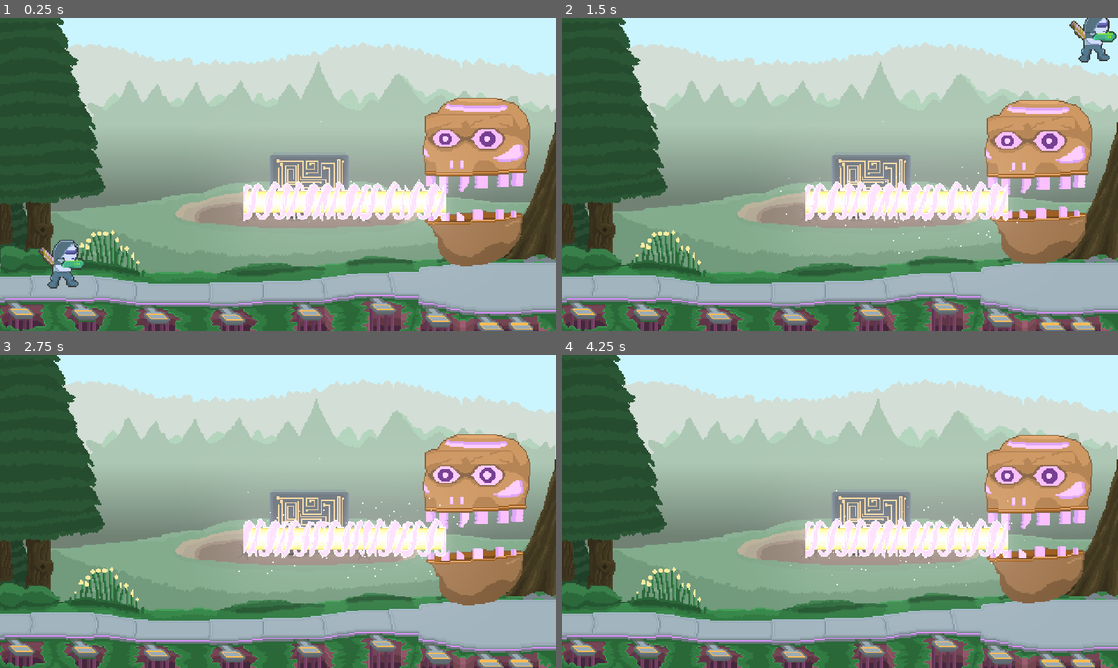
Above: before the commit, frames 1-4 (two rows, left to right).
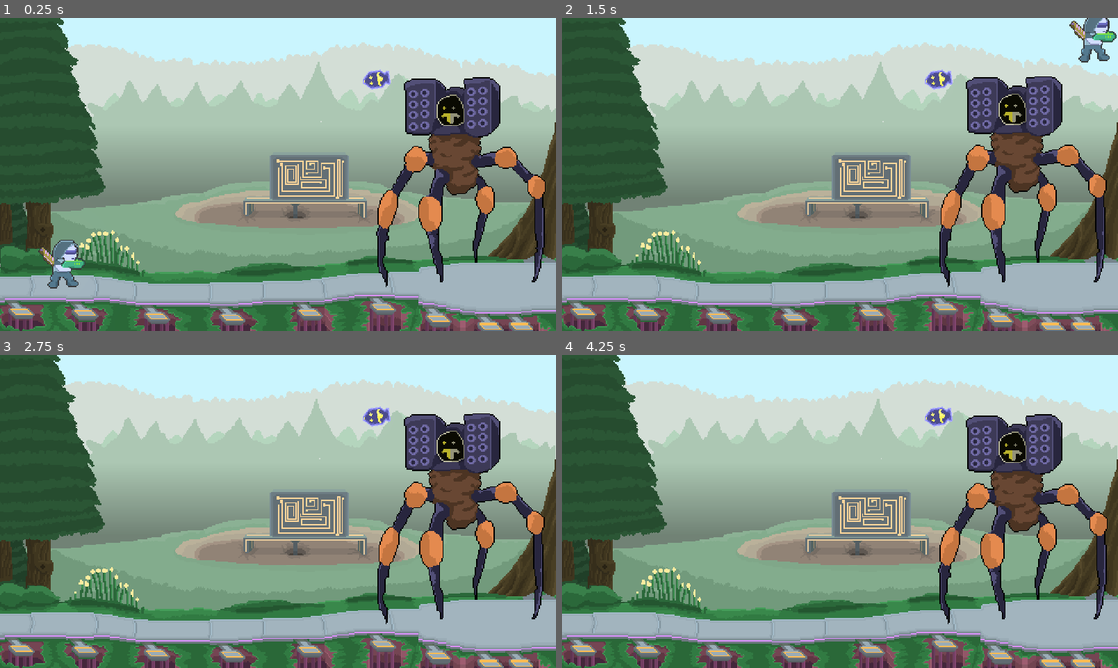
Above: after the commit, the same moments.

Repository: michaeldevlee/The-Lost-Agates-Gems
Game: Godot game, scene res://Main.tscn
Same seed, same stepped clock (60 frames per second), same inputs: the game is played once before the commit and once after it.
Inputs:
- Up to frame 1 (0.25 s): no input
- Up to frame 2 (1.5 s): hold Right (player_right) from 0.53 s (still down); tap Z (player_dash) at 0.6 s; tap Space (player_jump) at 0.77 s; tap X (player_shoot) at 1.35 s
- Up to frame 3 (2.75 s): tap Space (player_jump) at 1.52 s; release Right (player_right) at 2.03 s; hold Left (player_left) from 2.03 s (still down); tap Z (player_dash) at 2.1 s
- Up to frame 4 (4.25 s): release Left (player_left) at 2.78 s; hold Right (player_right) from 2.78 s (still down); tap X (player_shoot) at 2.85 s; tap Space (player_jump) at 3.02, 3.77 s; tap Z (player_dash) at 3.6 s

The runs differ from the first frame. In frame 1, 16% of the frame differs, in the area x 43-99%, y 16-86%; in frame 2, 16%, in the area x 39-98%, y 16-86%; in frame 3, 16%; in frame 4, 16%.

Commit message:
added spider boss missles

Diff:
--- /dev/null
+++ b/Bosses/Spider Boss/Animations/Simple Missle/Simple Missle.tscn
@@ -0,0 +1,11 @@
+[gd_scene load_steps=2 format=2]
+
+[ext_resource path="res://Bosses/Spider Boss/Animations/Simple Missle/Spider Simple Missle.png" type="Texture" id=1]
+
+[node name="Simple Missle" type="Sprite"]
+modulate = Color( 1.2, 1.2, 1.2, 1 )
+position = Vector2( 325, 53 )
+rotation = -1.72089
+texture = ExtResource( 1 )
+centered = false
+offset = Vector2( -12, -12 )
--- a/Main.tscn
+++ b/Main.tscn
@@ -27,6 +27,7 @@
 [ext_resource path="res://Player.gd" type="Script" id=25]
 [ext_resource path="res://Player/Bullet/Bullet.tscn" type="PackedScene" id=26]
 [ext_resource path="res://Bosses/Rock Head Boss/Animations/Laser/Charged Laser.tscn" type="PackedScene" id=27]
+[ext_resource path="res://Bosses/Spider Boss/Animations/Simple Missle/Simple Missle.tscn" type="PackedScene" id=28]
 
 [sub_resource type="Environment" id=10]
 background_mode = 4
@@ -346,9 +347,9 @@
 position = Vector2( 22, -1 )
 
 [node name="Spider Boss" type="Node2D" parent="."]
-visible = false
 
 [node name="Boss Sprite" type="Sprite" parent="Spider Boss"]
+modulate = Color( 1.2, 1.2, 1.2, 1 )
 position = Vector2( 296, 40 )
 texture = ExtResource( 14 )
 centered = false
@@ -361,7 +362,10 @@
 
 [node name="AnimationTree" type="AnimationTree" parent="Spider Boss"]
 
+[node name="Simple Missle" parent="Spider Boss" instance=ExtResource( 28 )]
+
 [node name="Rock Head Boss" type="Node2D" parent="."]
+visible = false
 position = Vector2( -104, -72 )
 
 [node name="Top Sprite" type="Sprite" parent="Rock Head Boss"]
@@ -394,21 +398,21 @@
 [node name="AnimationTree" type="AnimationTree" parent="Rock Head Boss"]
 
 [node name="Charged Laser" parent="Rock Head Boss" instance=ExtResource( 27 )]
-frame = 1
+frame = 2
 
 [node name="Charged Laser2" parent="Rock Head Boss" instance=ExtResource( 27 )]
 position = Vector2( 417, 208 )
-frame = 2
 
 [node name="Charged Laser3" parent="Rock Head Boss" instance=ExtResource( 27 )]
 position = Vector2( 382, 208 )
+frame = 0
 
 [node name="Charged Laser4" parent="Rock Head Boss" instance=ExtResource( 27 )]
 position = Vector2( 347, 208 )
+frame = 0
 
 [node name="Charged Laser5" parent="Rock Head Boss" instance=ExtResource( 27 )]
 position = Vector2( 314, 208 )
-frame = 2
 
 [node name="Camera2D" type="Camera2D" parent="."]
 current = true
Binary file added: Bosses/Spider Boss/Animations/Simple Missle/Spider Simple Missle.png
Not shown, added: Bosses/Spider Boss/Animations/Simple Missle/Spider Simple Missle.png.import
Binary file added: Bosses/Spider Boss/Spider Simple Missle.aseprite
Not shown: 1 places in Main.tscn that only renumber resources
